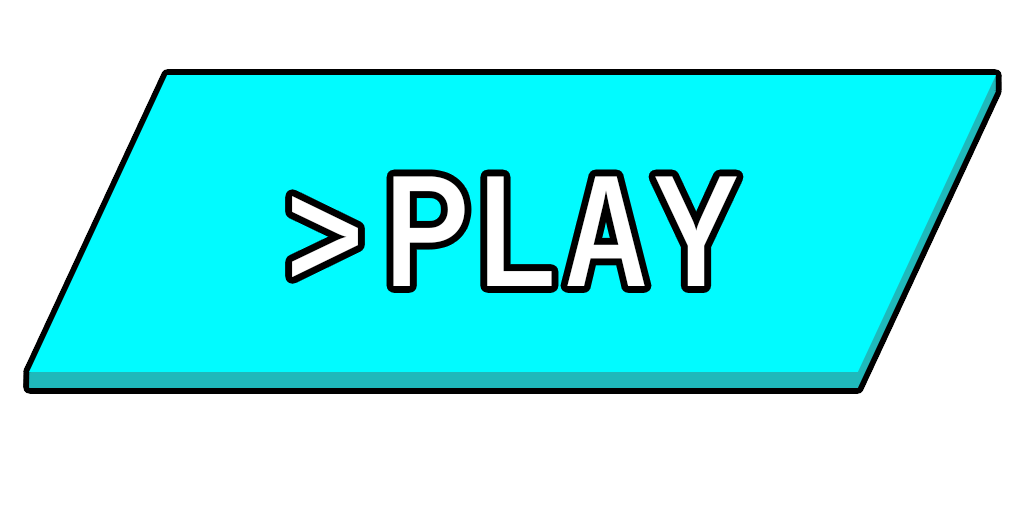
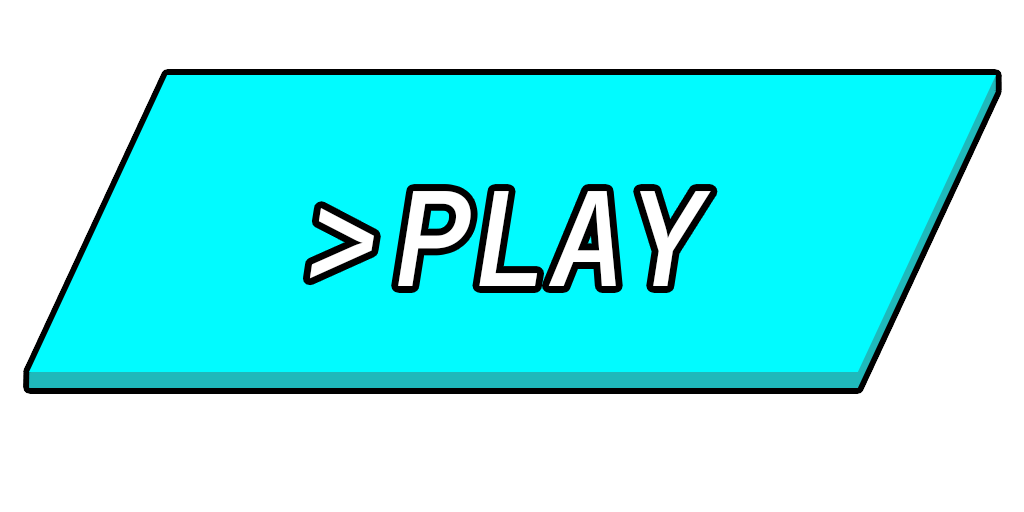
Before/after of a 1024px x 512px layered artwork. What changed in the layer stack:
painted on "PLAY" over [292, 176, 737, 286]